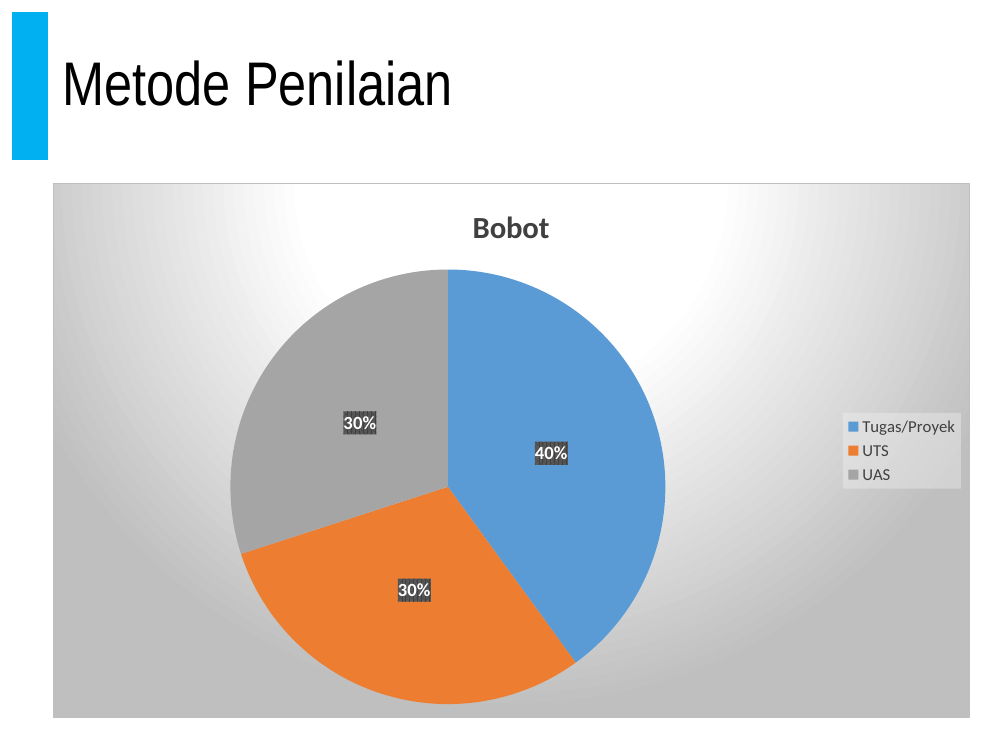
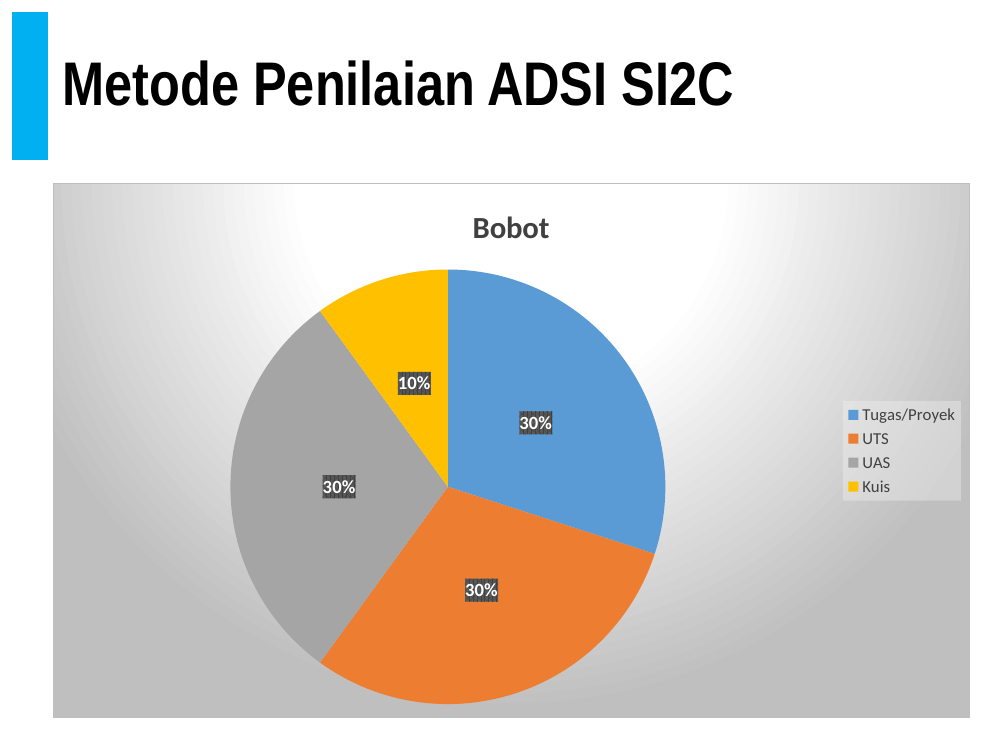
Before and after one commit to doniaft/Analisa-Desain-Sistem-Informasi, a slide deck: slide 30 of 1. Bahan Ajar/01. ADSI - Pendahuluan.pptx (slide 45 before the commit). Drawn at 1008x756 pixels with LibreOffice and Linux fonts; fonts in the diff are those of the drawing. Boxes give left, top, right and bottom in pixels: in the first picture for what was removed or moved away, otherwise in the second. Text is boxed around its words. In the diff, an @@ line names an element or a change of style, - is before the commit and + after.

```diff
--- a/1. Bahan Ajar/01. ADSI - Pendahuluan.pptx
+++ b/1. Bahan Ajar/01. ADSI - Pendahuluan.pptx
@@ title at (x1=63, y1=60, x2=734, y2=106): text changed; bold on @@
-Metode Penilaian
+Metode Penilaian ADSI SI2C
@@ pie chart at (x1=52, y1=182, x2=970, y2=718) @@
-categories: Tugas/Proyek, UTS, UAS
+categories: Tugas/Proyek, UTS, UAS, Kuis
-Bobot: 40, 30, 30
+Bobot: 30, 30, 30, 10
```
Also in this commit, not shown: 9 other slides changed, 1 slide added, 16 slides removed, 1 other file.
